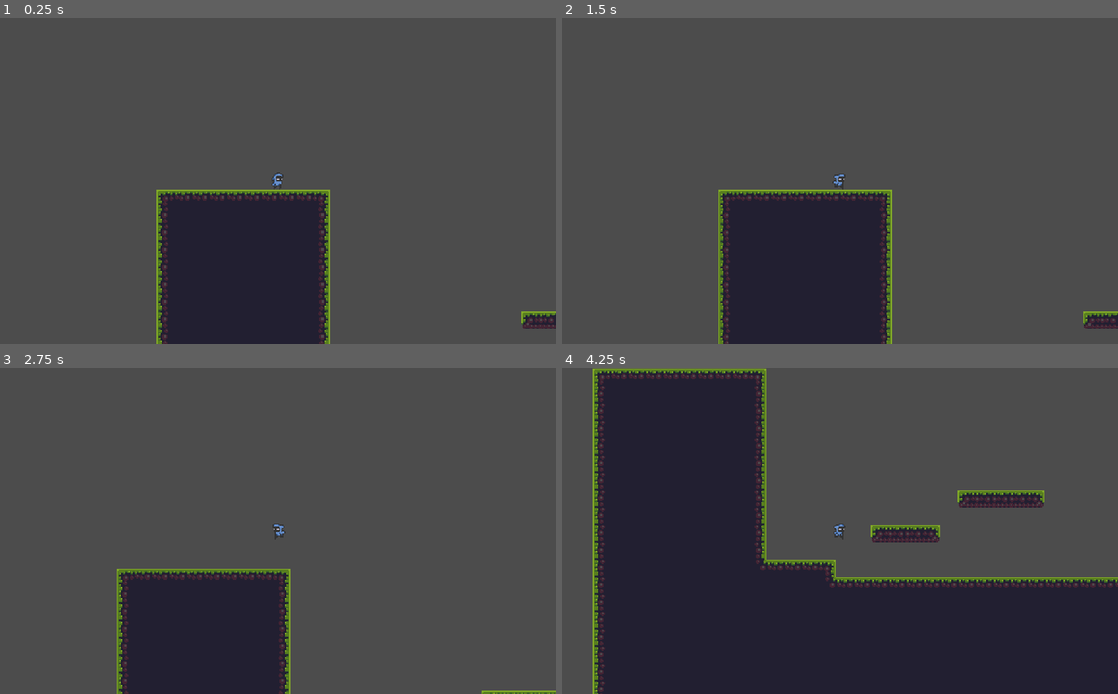
Above: before the commit, frames 1-4 (two rows, left to right).
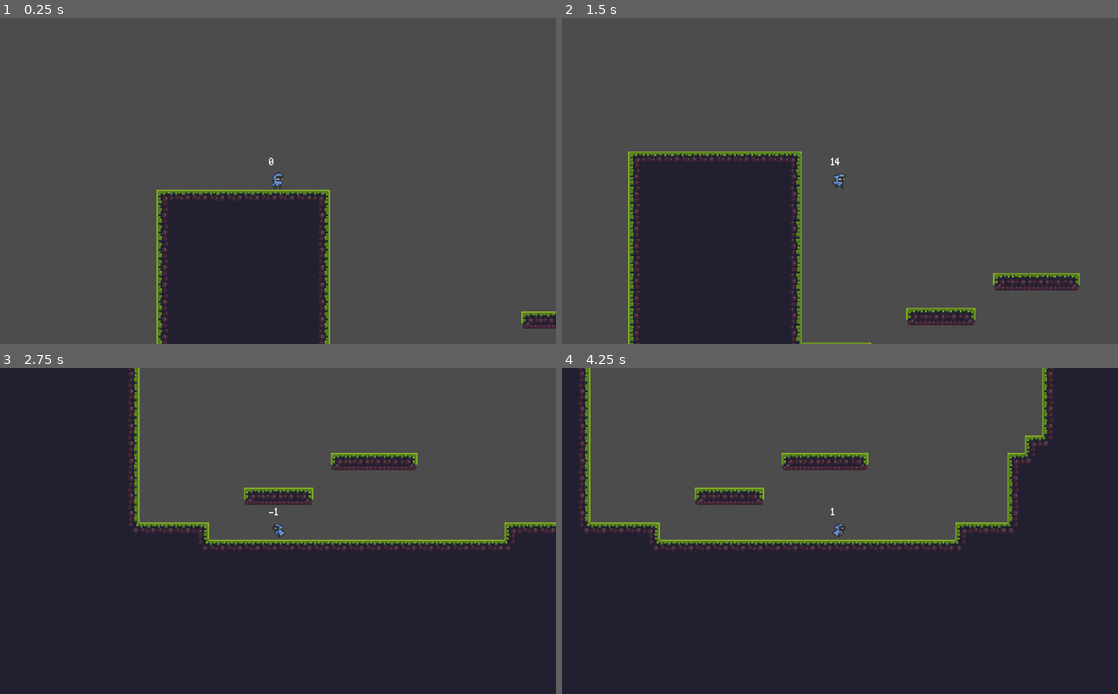
Above: after the commit, the same moments.

Repository: aCube1/Komare
Game: Godot game, scene res://Sandbox.tscn
The game is run twice, just before and just after one commit, with the same random seed, the same clock (stepped at 60 frames per second) and the same inputs.
Inputs:
- Up to frame 1 (0.25 s): no input
- Up to frame 2 (1.5 s): tap Enter at 0.5 s; hold Space (Jump) 0.53-1.28 s; hold D (Right) from 0.53 s (still down); tap Space (Jump) at 1.35 s
- Up to frame 3 (2.75 s): tap Space (Jump) at 1.52, 1.82 s; release D (Right) at 2.03 s; hold A (Left) from 2.03 s (still down); hold Space (Jump) from 2.03 s (still down)
- Up to frame 4 (4.25 s): release A (Left) at 2.78 s; release Space (Jump) at 2.78 s; hold D (Right) from 2.78 s (still down); tap Space (Jump) at 2.85, 3.02, 3.32 s; hold Space (Jump) from 3.53 s (still down)

The runs differ from the first frame. In frame 1, less than 0.1% of the frame differs, in the area x 48-50%, y 42-46%; in frame 2, 22%; in frame 3, 53%, in the area x 0-100%, y 0-100%; in frame 4, 41%.

Commit message:
Improve state machine:     Movement code has moved to the Unit;     Controller manage the State Machine;     Remove Mage jump for while.

Diff:
--- a/entities/Unit.gd
+++ b/entities/Unit.gd
@@ -1,5 +1,37 @@
 extends KinematicBody2D
 
+enum {
+	DEFAULT_SNAP,
+	NO_SNAP,
+}
+
+var snap := Vector2.ZERO
+var velocity := Vector2.ZERO
+
+onready var current_gravity: float setget set_gravity
+
+### DEBUG ONLY ###
+func set_label(text: String) -> void:
+	$Label.text = text
+
+### MOVEMENT ###
+func walk(delta: float, motion: int, acceleration: float, max_speed: float) -> void:
+	velocity.x += acceleration * motion * delta
+	velocity.x = clamp(velocity.x, -max_speed, max_speed)
+
+func jump(impulse: float) -> void:
+	velocity.y = -impulse
+
+func apply_gravity(delta: float) -> void:
+	velocity.y += current_gravity * delta
+
+func apply_friction(delta: float, friction: float) -> void:
+	velocity.x = int(lerp(velocity.x, 0, friction * delta))
+
+func set_gravity(gravity: float) -> void:
+	current_gravity = gravity
+
+### SPRITE AND ANIMATION ###
 func play_animation(name: String) -> void:
 	if $AnimationPlayer != null and $AnimationPlayer.current_animation != name:
 		$AnimationPlayer.play(name)
@@ -11,3 +43,10 @@
 func flip_v(flip: bool) -> void:
 	if $AnimatedSprite != null:
 		$AnimatedSprite.flip_v = flip
+
+func set_snap(option: int) -> void:
+	match option:
+		DEFAULT_SNAP:
+			snap = Vector2.DOWN * 8.0
+		NO_SNAP:
+			snap = Vector2.ZERO
--- a/entities/character/Mage.tscn
+++ b/entities/character/Mage.tscn
@@ -261,3 +261,10 @@
 
 [node name="Controller" type="Node" parent="."]
 script = ExtResource( 5 )
+
+[node name="Label" type="Label" parent="."]
+margin_left = -8.0
+margin_top = -26.0
+margin_right = 32.0
+margin_bottom = -12.0
+text = "00"
--- a/entities/controllers/PlayerController.gd
+++ b/entities/controllers/PlayerController.gd
@@ -4,98 +4,64 @@
 	STATE_IDLE,
 	STATE_WALK,
 	STATE_FALL,
-	STATE_JUMP,
 }
 
-const DEFAULT_SNAP := Vector2.DOWN * 8.0
-const NO_SNAP := Vector2.ZERO
+export(float) var ground_friction := 24.0
+export(float) var air_friction := 4.0
 
-export(float) var ground_friction := 48.0
-export(float) var slip_friction := 24.0
-export(float) var air_friction := 8.0
-
-export(float) var time_to_ascent := 0.40
-export(float) var time_to_descent := 0.30
+export(float) var ascent_time := 0.40
+export(float) var descent_time := 0.30
 export(int) var jump_height := 48
 export(int) var jump_distance := 96
 
-var snap := DEFAULT_SNAP
-var current_state := STATE_IDLE setget set_state
-var last_state := STATE_IDLE
-var velocity := Vector2.ZERO
+var current_state := STATE_IDLE
 var motion := 0
 var can_jump := false
 
 onready var parent: KinematicBody2D = get_parent()
 
-onready var jump_gravity: float = (2.0 * jump_height) / pow(time_to_ascent, 2)
-onready var fall_gravity: float = (2.0 * jump_height) / pow(time_to_descent, 2)
-onready var jump_impulse: float = (2.0 * jump_height) / time_to_ascent
-onready var current_gravity: float = fall_gravity
+onready var jump_gravity: float = (jump_height * 2.0) / pow(ascent_time, 2)
+onready var fall_gravity: float = (jump_height * 2.0) / pow(descent_time, 2)
+onready var jump_impulse: float = (jump_height * 2.0) / ascent_time
 
-onready var max_speed: float = jump_distance / (2.0 * time_to_ascent)
+onready var max_speed: float = jump_distance / (ascent_time * 2.0)
 onready var acceleration := max_speed * 2.0
 
 func _process(_delta: float) -> void:
+	if Input.is_action_pressed("Right"):
+		motion += 1
+		parent.flip_h(false)
+		current_state = STATE_WALK
 	if Input.is_action_pressed("Left"):
 		motion -= 1
 		parent.flip_h(true)
-	if Input.is_action_pressed("Right"):
-		motion += 1
-		parent.flip_h(false)
-
-	if motion != 0:
-		set_state(STATE_WALK)
-	else:
-		set_state(STATE_IDLE)
-
-	if parent.is_on_floor():
-		snap = DEFAULT_SNAP
-		can_jump = true
-	else:
-		set_state(STATE_FALL)
-
-	if Input.is_action_pressed("Jump") and can_jump:
-		snap = NO_SNAP
-		set_state(STATE_JUMP)
+		current_state = STATE_WALK
 
 func _physics_process(delta: float) -> void:
+	if motion == 0:
+		current_state = STATE_IDLE
+
+	if not parent.is_on_floor():
+		current_state = STATE_FALL
+	else:
+		parent.set_snap(parent.DEFAULT_SNAP)
+
+	parent.set_label("%s" % motion)
+
 	check_state(delta)
 
-	velocity.y += current_gravity * delta
-	velocity = parent.move_and_slide_with_snap(velocity, snap, Vector2.UP)
-	motion = 0
+	parent.apply_gravity(delta)
+	parent.velocity = parent.move_and_slide_with_snap(parent.velocity, parent.snap, Vector2.UP)
 
 func check_state(delta: float) -> void:
 	match current_state:
 		STATE_IDLE:
+			parent.apply_friction(delta, ground_friction)
 			parent.play_animation("Idle")
-			velocity.x = int(lerp(velocity.x, 0, ground_friction * delta))
 		STATE_WALK:
-			parent.play_animation("Move")
-			move(delta)
+			parent.walk(delta, motion, acceleration, max_speed)
+			parent.play_animation("Walk")
+			motion = 0
 		STATE_FALL:
+			parent.set_gravity(fall_gravity)
 			parent.play_animation("Fall")
-			fall()
-			set_state(last_state) # Return to the previous state
-		STATE_JUMP:
-			parent.play_animation("Jump")
-			jump()
-			set_state(last_state) # Return to the previous state
-
-func move(delta: float) -> void:
-	velocity.x += acceleration * motion * delta
-	velocity.x = clamp(velocity.x, -max_speed, max_speed)
-
-func fall() -> void:
-	can_jump = false
-	current_gravity = fall_gravity
-
-func jump() -> void:
-	can_jump = false
-	current_gravity = jump_gravity
-	velocity.y = -jump_impulse
-
-func set_state(next: int) -> void:
-	last_state = current_state
-	current_state = next
--- a/project.godot
+++ b/project.godot
@@ -32,6 +32,10 @@
 window/size/test_height=600
 window/stretch/mode="2d"
 window/stretch/aspect="expand"
+
+[editor_plugins]
+
+enabled=PoolStringArray(  )
 
 [gui]
 
